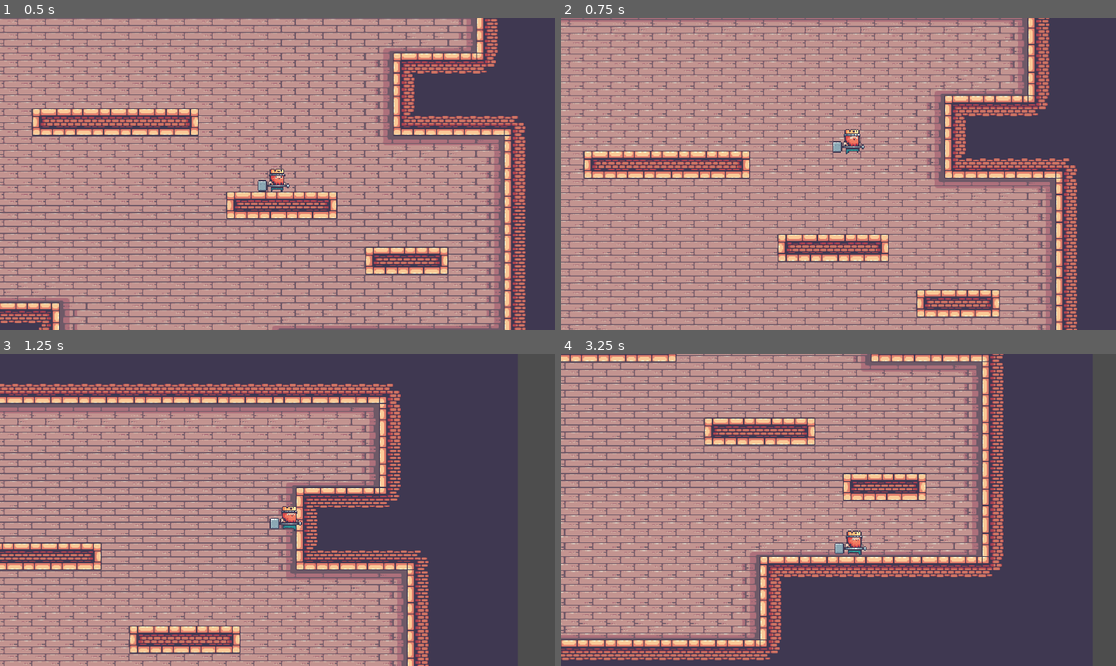
Above: before the commit, frames 1-4 (two rows, left to right).
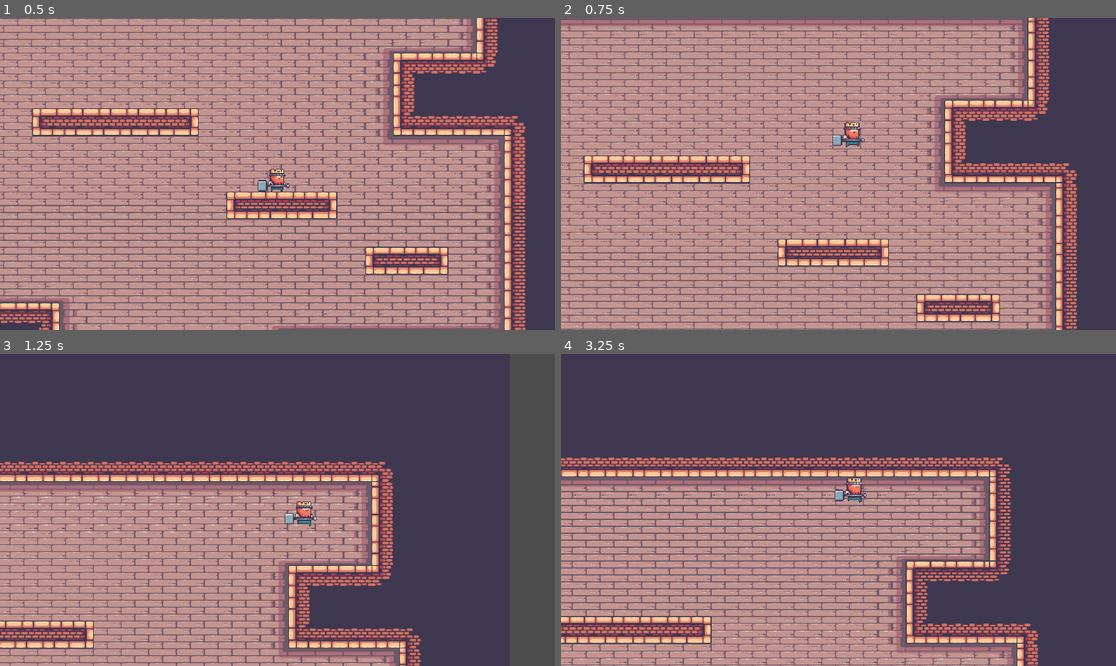
Above: after the commit, the same moments.

Repository: Xkonti/PlatformerToolkitGodot
Game: Godot game, scene res://scenes/main.tscn
The game is run twice, just before and just after one commit, with the same random seed, the same clock (stepped at 60 frames per second) and the same inputs.
Inputs:
- Up to frame 1 (0.5 s): no input
- Up to frame 2 (0.75 s): tap Enter (ui_accept) at 0.5, 0.6 s; hold Right (ui_right) from 0.53 s (still down)
- Up to frame 3 (1.25 s): keep holding Right (ui_right); tap Enter (ui_accept) at 0.77, 1.07 s
- Up to frame 4 (3.25 s): tap Enter (ui_accept) at 1.35, 1.52, 1.82, 2.1, 2.85, 3.02 s; release Right (ui_right) at 2.03 s; hold Left (ui_left) 2.03-2.78 s; hold Right (ui_right) from 2.78 s (still down)

Frame 1 is identical in both runs. In frame 2, 42% of the frame differs, in the area x 0-93%, y 0-100%; in frame 3, 51%; in frame 4, 64%, in the area x 0-86%, y 0-100%.

Commit message:
Add fall gravity setting, introduce terminal velocity

Diff:
--- a/scenes/player.tscn
+++ b/scenes/player.tscn
@@ -179,9 +179,11 @@
 [node name="Player" type="CharacterBody2D"]
 script = ExtResource("1_7srcc")
 speed = 250.0
-jump_velocity = 500.0
 acceleration = 5.0
 deceleration = 7.0
+jump_velocity = 500.0
+gravity_fall_multiplier = 2.5
+vertical_terminal_velocity = 500.0
 
 [node name="AnimatedSprite2D" type="AnimatedSprite2D" parent="."]
 position = Vector2(7, -15)
--- a/scripts/player.gd
+++ b/scripts/player.gd
@@ -1,28 +1,54 @@
 extends CharacterBody2D
 
 @export_range(100.0, 1000.0) var speed: float = 300.0
-@export_range(100.0, 1000.0) var jump_velocity: float = 400.0
 @export_range(0.0, 100.0) var acceleration: float = 1.0
 @export_range(0.0, 100.0) var deceleration: float = 1.0
 
+@export_range(100.0, 1000.0) var jump_velocity: float = 400.0
+@export_range(0.0, 10.0) var gravity_multiplier: float = 1.0
+@export_range(0.0, 10.0) var gravity_fall_multiplier: float = 2.0
+@export_range(0.0, 20000.0) var horizontal_terminal_velocity: float = 1000.0
+@export_range(0.0, 2000.0) var vertical_terminal_velocity: float = 300.0
+
+
+var is_jumping: bool = false
+var terminal_velocity: Vector2 = Vector2.ZERO
+
+
+
+# Animation
 @onready var sprite: AnimatedSprite2D = $AnimatedSprite2D
 var facing_right_x_offset: float = 0
 var facing_left_x_offset: float = 0
-
 var facing_right: bool = true
 
 func _ready():
 	facing_right_x_offset = sprite.position.x
 	facing_left_x_offset = -sprite.position.x
+	terminal_velocity = Vector2(horizontal_terminal_velocity, vertical_terminal_velocity)
 
 func _physics_process(delta):
-	# Add the gravity.
-	if not is_on_floor():
-		velocity += get_gravity() * delta
 
-	# Handle jump.
-	if Input.is_action_just_pressed("ui_accept") and is_on_floor():
+	# On ground
+	if is_on_floor():
+		is_jumping = false
+
+	if Input.is_action_just_pressed("ui_accept"):
 		velocity.y = -jump_velocity
+		is_jumping = true
+
+	# In air
+	else:
+		var gravity = get_gravity() * gravity_multiplier
+
+		# Add extra gravity when falling
+		if is_jumping and velocity.y > 0:
+			velocity += gravity * gravity_fall_multiplier * delta
+		else:
+			velocity += gravity * delta
+
+		# Limit vertical velocity
+		velocity.y = clampf(velocity.y, -9999999.0, vertical_terminal_velocity)
 
 	# Get the input direction and handle the movement/deceleration.
 	# As good practice, you should replace UI actions with custom gameplay actions.
